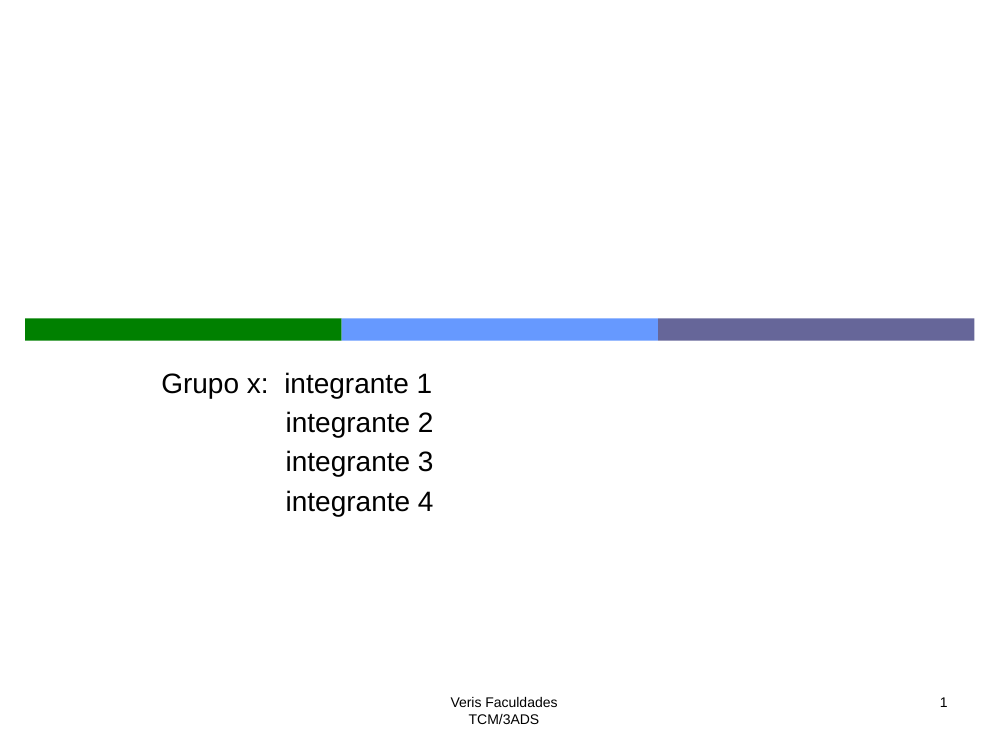
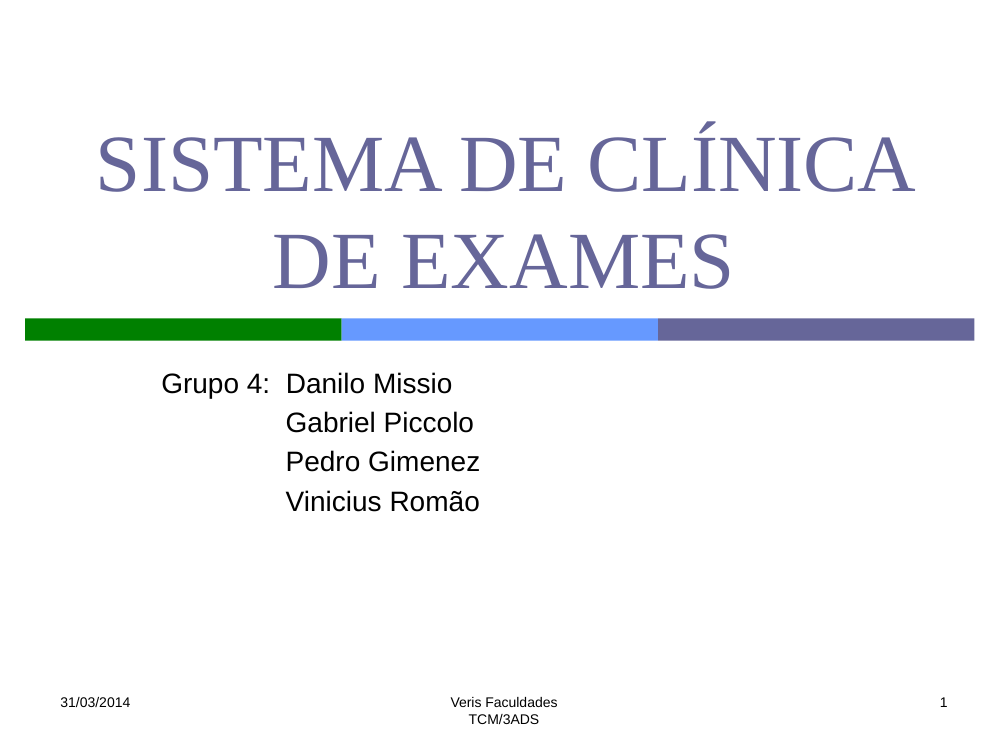
Before and after one commit to kokmz/TCCHUE, a slide deck: slide 1 of documentacao/G4_Apresentacao1sem2014.pptx. Drawn at 1008x756 pixels with LibreOffice and Linux fonts; fonts in the diff are those of the drawing. Boxes give left, top, right and bottom in pixels: in the first picture for what was removed or moved away, otherwise in the second. Text is boxed around its words. In the diff, an @@ line names an element or a change of style, - is before the commit and + after.

```diff
--- a/documentacao/G4_Apresentacao1sem2014.pptx
+++ b/documentacao/G4_Apresentacao1sem2014.pptx
@@ title added at (96, 128, 916, 289), 58 pt, text #666699 @@
+SISTEMA DE CLÍNICA DE EXAMES
@@ subtitle at (161, 372, 480, 512): text changed @@
-Grupo x: integrante 1
-integrante 2
-integrante 3
-integrante 4
+Grupo 4: Danilo Missio
+Gabriel Piccolo
+Pedro Gimenez
+Vinicius Romão
@@ text added at (60, 697, 130, 707), 10 pt, text #000000 @@
+31/03/2014
```
Also in this commit, not shown: 4 other slides changed.
